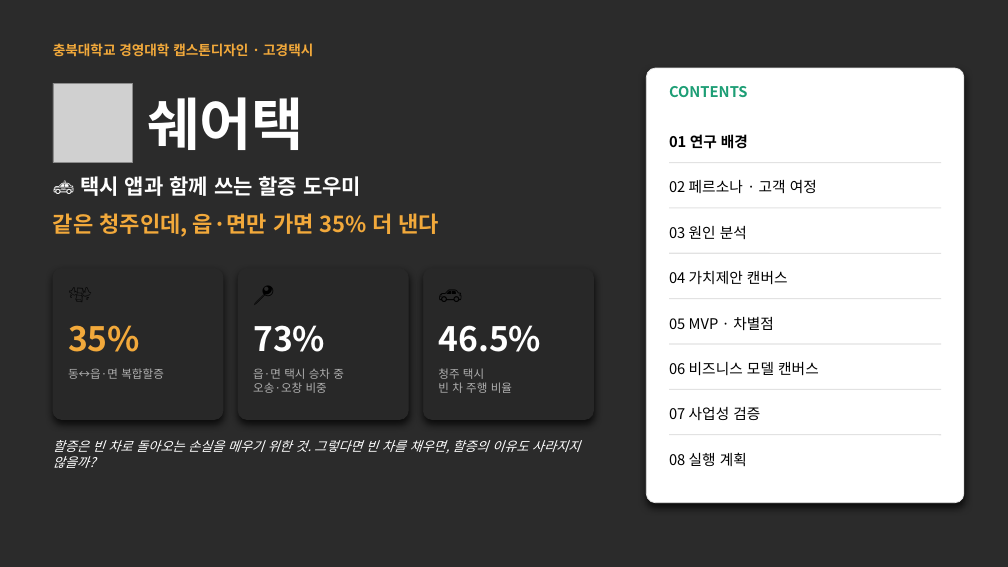
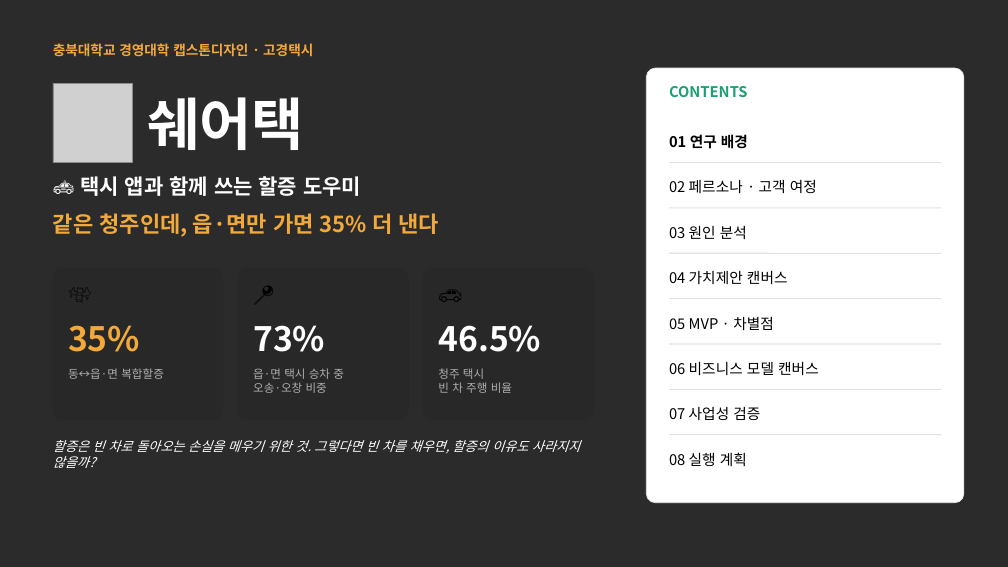
Before and after one commit to gysosm-glitch/TAXI, a slide deck: slide 1 of presentation/쉐어택_발표_v3.pptx. Drawn at 1008x567 pixels with LibreOffice and Linux fonts; fonts in the diff are those of the drawing; grey boxes stand for pictures; background and template pictures are left out; a plain dark background stands for a picture behind light text. Boxes give left, top, right and bottom in pixels: in the first picture for what was removed or moved away, otherwise in the second. Text is boxed around its words. In the diff, an @@ line names an element or a change of style, - is before the commit and + after.

```diff
--- a/presentation/쉐어택_발표_v3.pptx
+++ b/presentation/쉐어택_발표_v3.pptx
@@ shadow off in 4 elements at [53,268,223,420], [238,268,408,420], [423,268,594,420], [647,68,964,503] @@
```
Also in this commit, not shown: 7 other slides changed, 1 other file.
